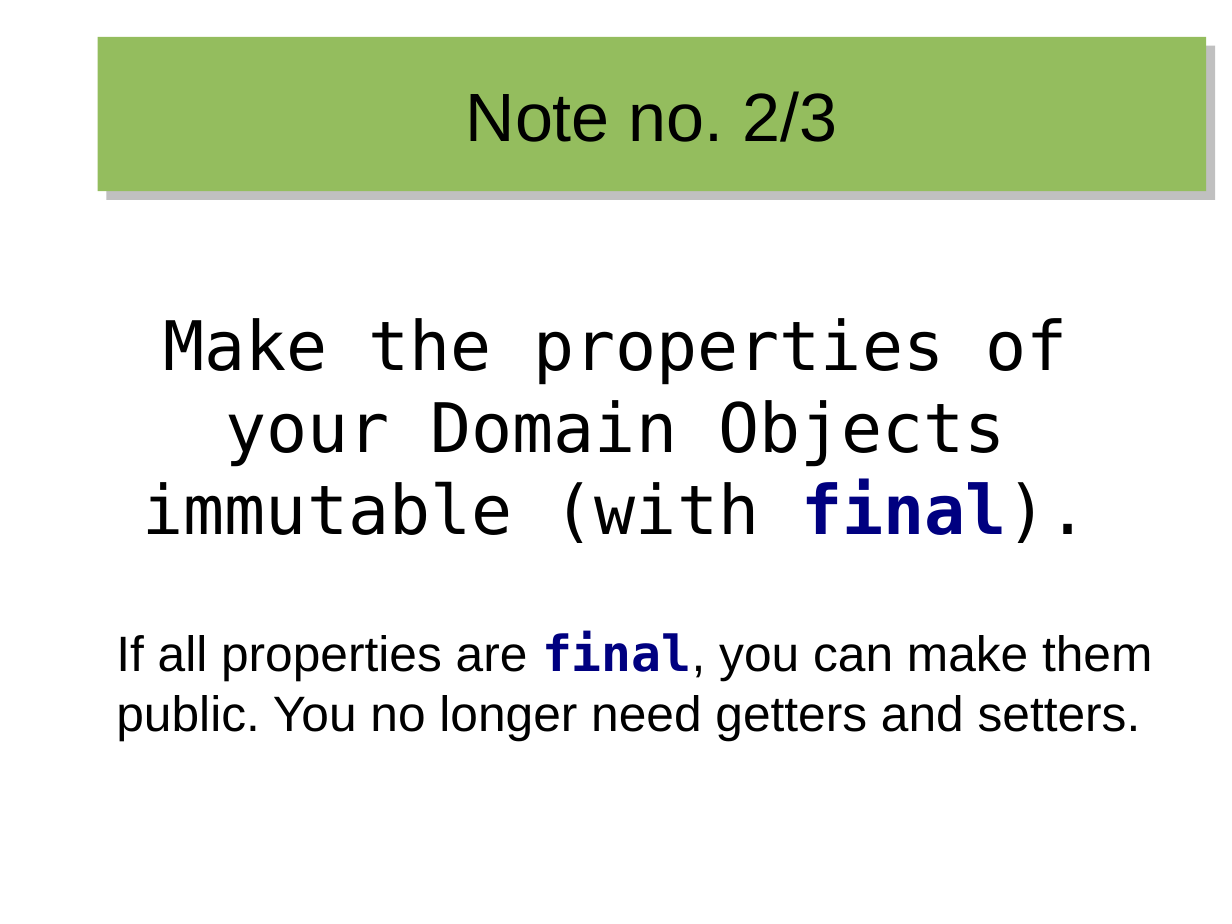
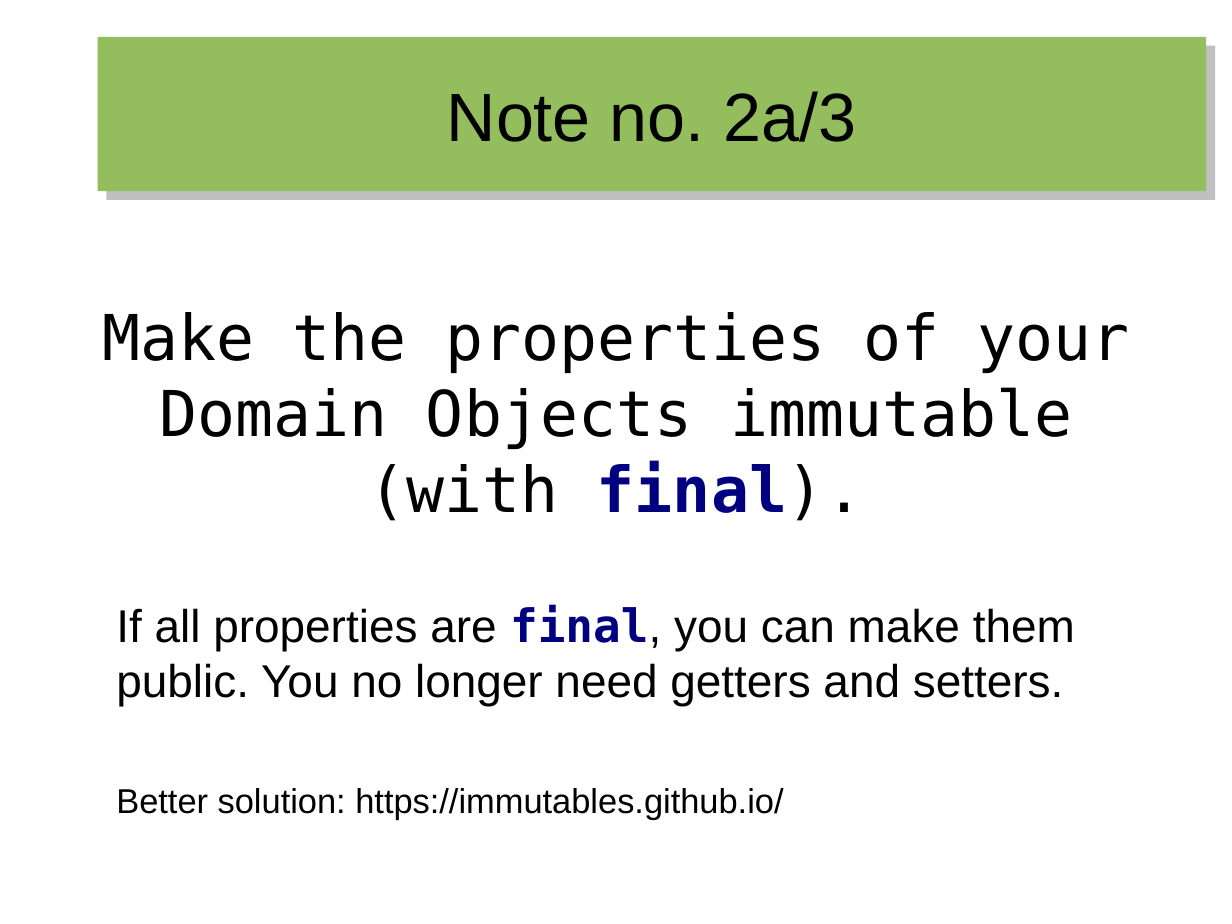
Before and after one commit to hermannhueck/reactive-mongo-access, a slide deck: slide 9 of Slides/2016-08_Reactive Mongo Access from Java 8.odp. Drawn at 1232x924 pixels with LibreOffice and Linux fonts; fonts in the diff are those of the drawing. Boxes give left, top, right and bottom in pixels: in the first picture for what was removed or moved away, otherwise in the second. Text is boxed around its words. In the diff, an @@ line names an element or a change of style, - is before the commit and + after.

```diff
--- a/Slides/2016-08_Reactive Mongo Access from Java 8.odp
+++ b/Slides/2016-08_Reactive Mongo Access from Java 8.odp
@@ title at (x1=447, y1=91, x2=857, y2=142): text changed @@
-Note no. 2/3
+Note no. 2a/3
@@ text at (x1=103, y1=312, x2=1130, y2=706): size 44 to 40.7 pt in "Make the properties of your Domain Objects ..."; size 32 to 29.6 pt in "If all properties are final, you can ..." @@
@@ text at (x1=116, y1=788, x2=783, y2=819): paragraph added @@
+Better solution: https://immutables.github.io/
```
Also in this commit, not shown: 5 other slides changed, 1 slide added, 30 other files.
